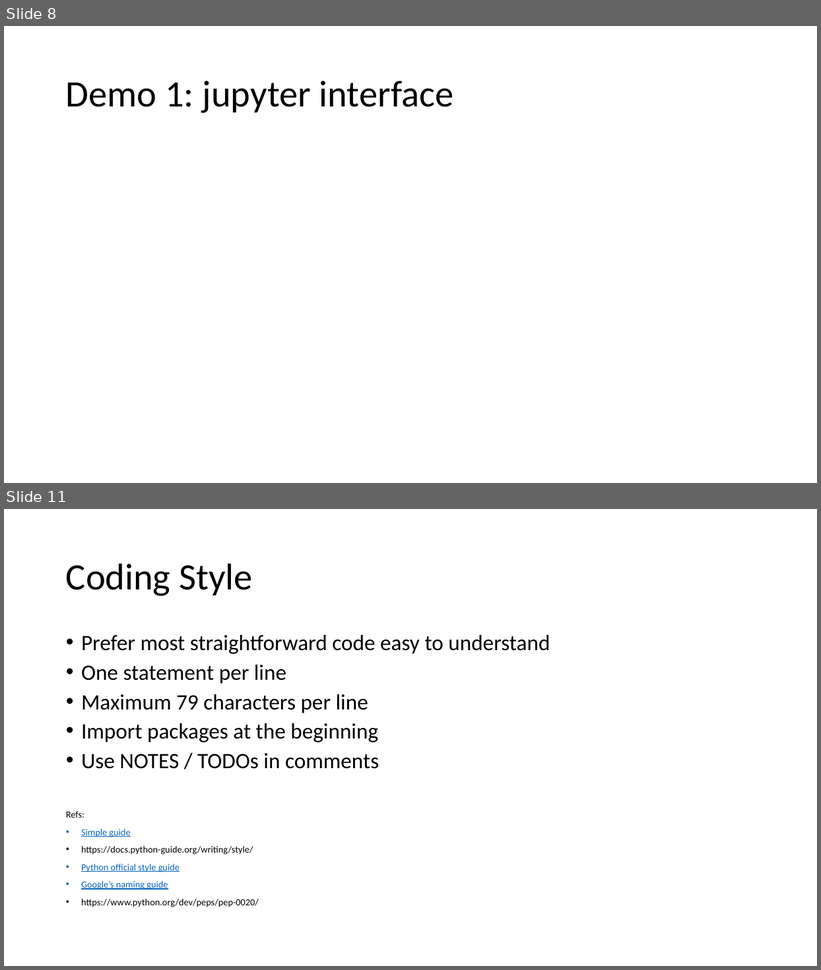
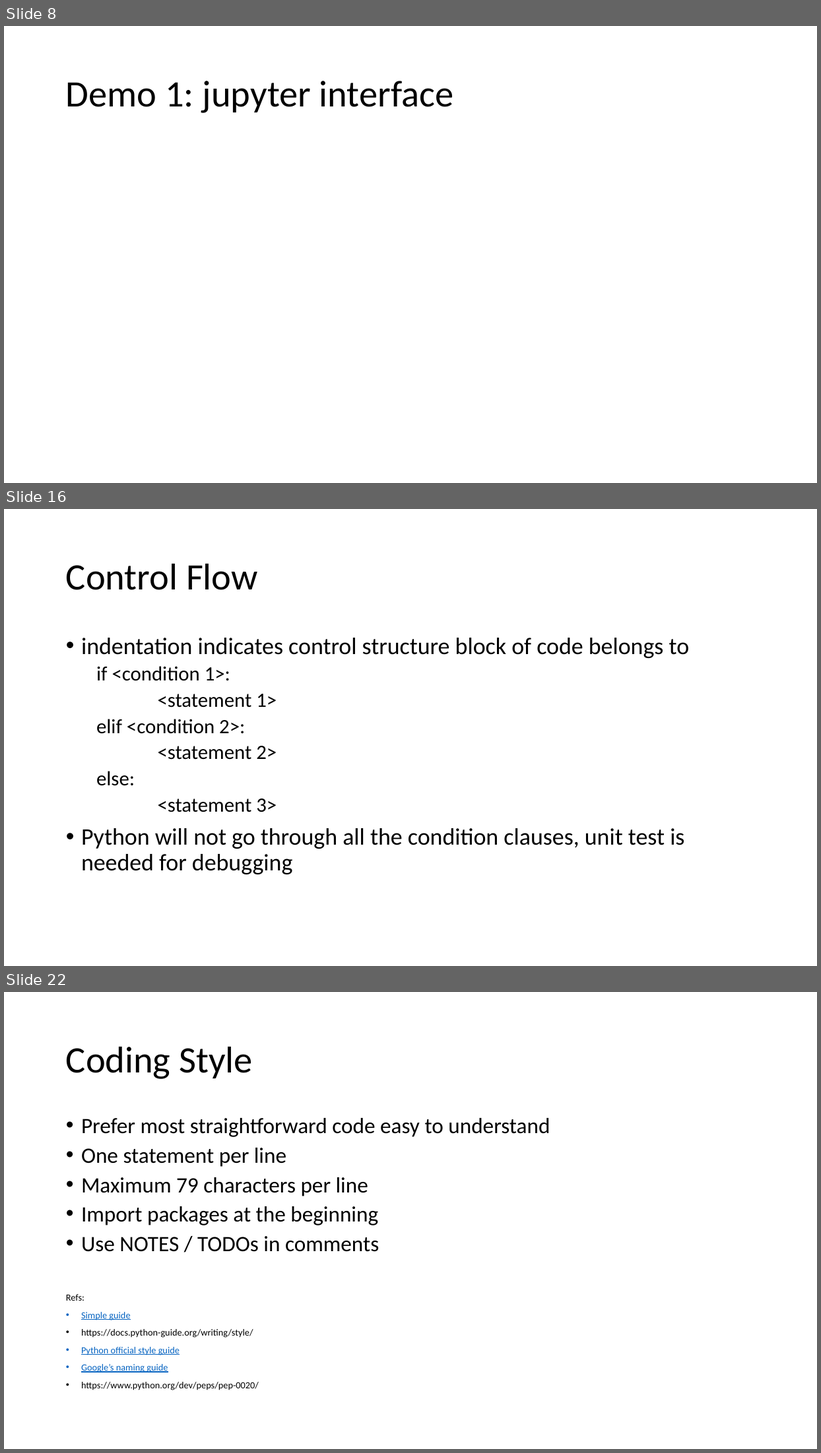
Before and after one commit to senine/workshop, a slide deck: Intro.pptx. Shown one above the other, each under a label of ours: slides 8 and 11 before the commit, slides 8, 16 and 22 after it; the slides between them are not shown. The pictures are 821x970 and 821x1453 pixels, drawn with LibreOffice and Linux fonts; fonts in the diff are those of the drawing. Boxes give left, top, right and bottom in pixels: in the first picture for what was removed or moved away, otherwise in the second. Text is boxed around its words. In the diff, an @@ line names an element or a change of style, - is before the commit and + after.

```diff
--- a/Intro.pptx
+++ b/Intro.pptx
@@ slide 16 added at <box>4,509,817,966</box>, background #FFFFFF @@
@@ title added at <box>66,563,258,590</box>, 44 pt, text #000000 @@
+Control Flow
@@ text added at <box>81,638,690,875</box>, 28 pt, text #000000 @@
+• indentation indicates control structure block of code belongs to
+  if <condition 1>:
+  <statement 1>
+  elif <condition 2>:
+  <statement 2>
+  else:
+  <statement 3>
+• Python will not go through all the condition clauses, unit test is needed for debugging
@@ what was slide 11 is now slide 22 @@
```
Also in this commit, not shown: 6 slides changed, 13 other slides added, 6 other files.
